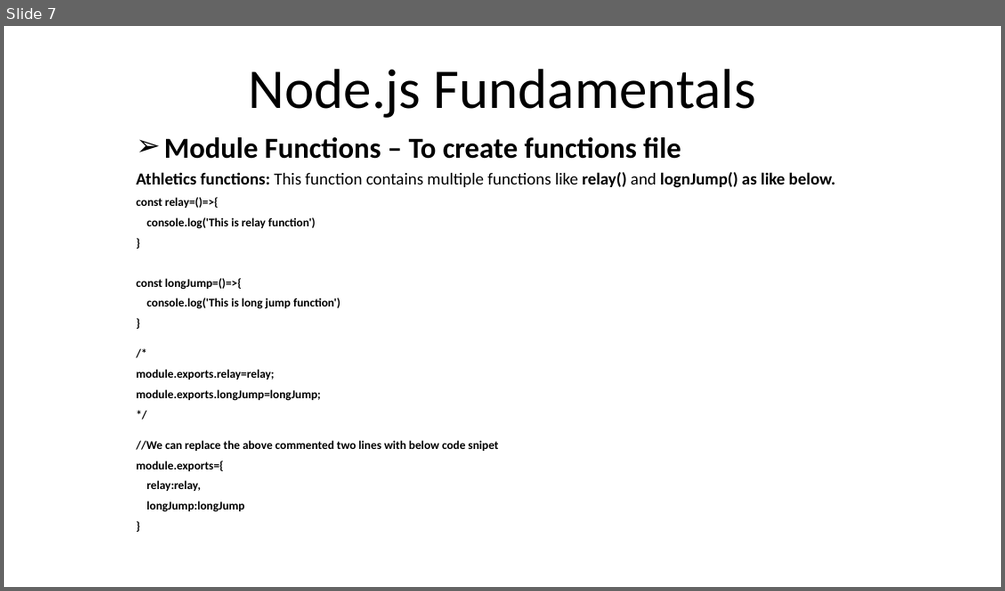
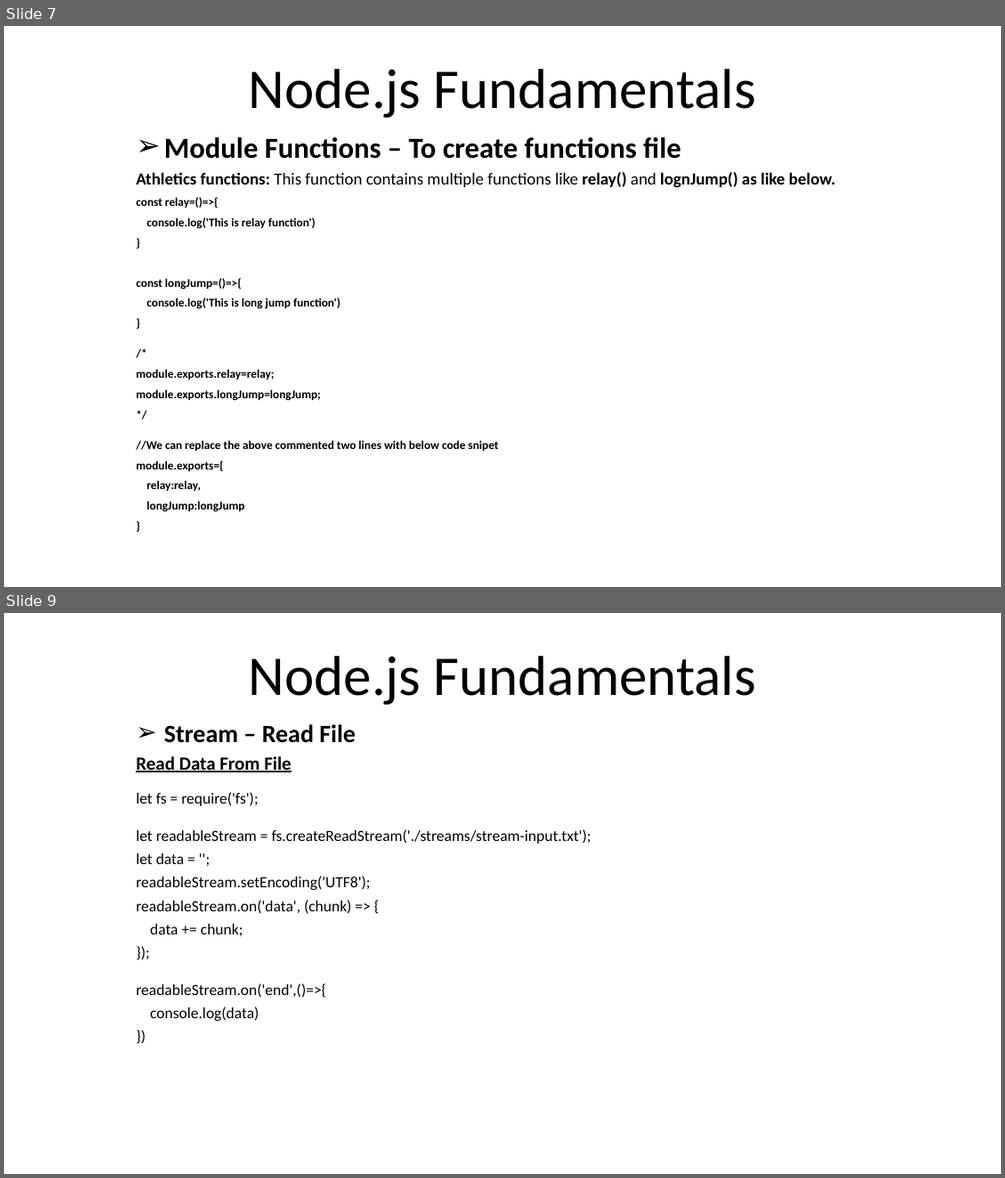
Before and after one commit to rezaice07/nodejs-fundamentals, a slide deck: ppt/01. Introduction.pptx. Shown one above the other, each under a label of ours: slide 7 before the commit, slides 7 and 9 after it; the slides between them are not shown. The pictures are 1005x591 and 1005x1178 pixels, drawn with LibreOffice and Linux fonts; fonts in the diff are those of the drawing. Boxes give left, top, right and bottom in pixels: in the first picture for what was removed or moved away, otherwise in the second. Text is boxed around its words. In the diff, an @@ line names an element or a change of style, - is before the commit and + after.

```diff
--- a/ppt/01. Introduction.pptx
+++ b/ppt/01. Introduction.pptx
@@ slide 9 added at <box>4,613,1001,1174</box>, background #FFFFFF @@
@@ title added at <box>249,656,756,705</box>, 54 pt, text #000000 @@
+Node.js Fundamentals
@@ subtitle added at <box>136,724,591,1021</box>, 15 pt, text #000000 @@
+➢ Stream – Read File
+Read Data From File
+let fs = require('fs');
+let readableStream = fs.createReadStream('./streams/stream-input.txt');
+let data = '';
+readableStream.setEncoding('UTF8');
+readableStream.on('data', (chunk) => {
+data += chunk;
+});
+readableStream.on('end',()=>{
+console.log(data)
+})
```
Also in this commit, not shown: 6 other slides added, 1 slide removed, 13 other files.
